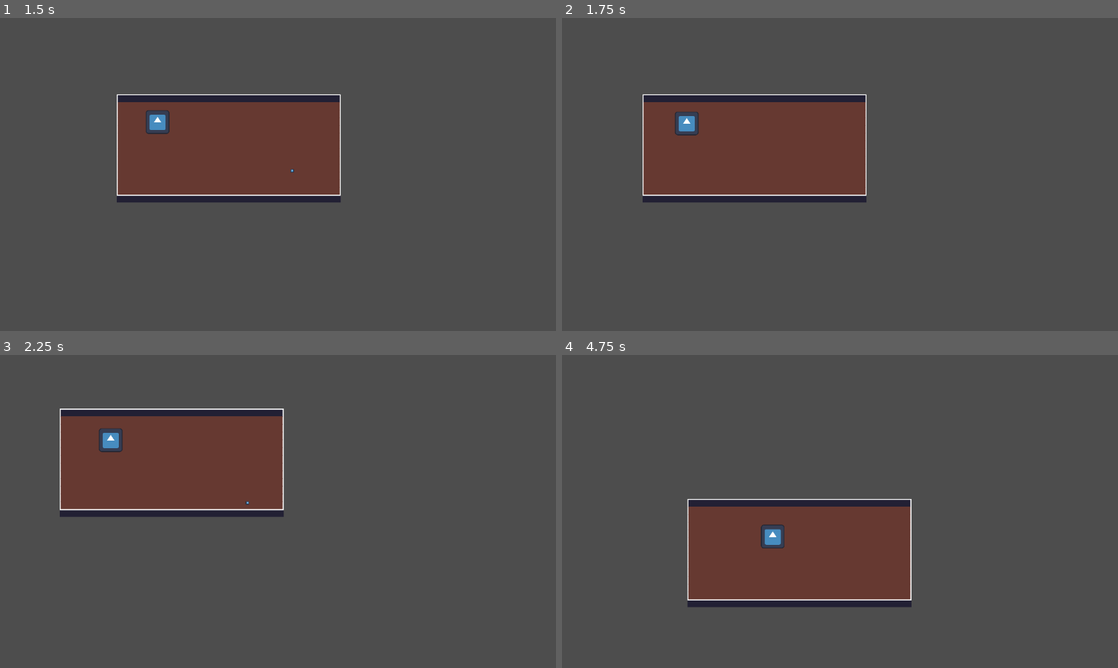
Above: before the commit, frames 1-4 (two rows, left to right).
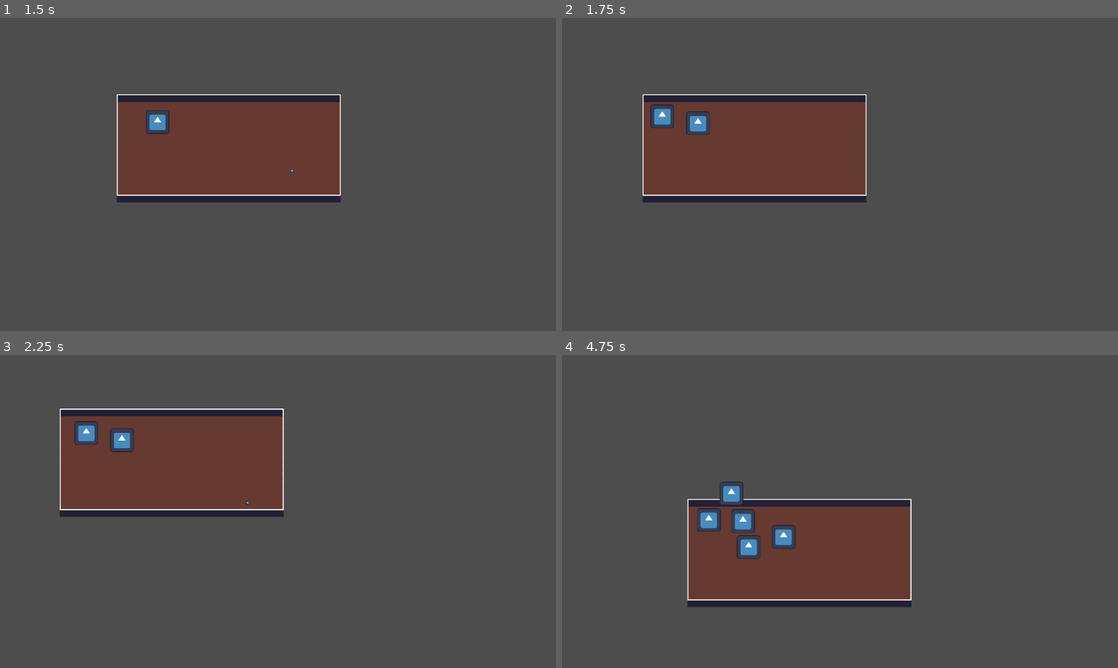
Above: after the commit, the same moments.

Repository: adel-bensalem/shooter
Game: Godot game, scene res://root.tscn
Two runs of this game, one before a commit and one after it. Both use one fixed random seed, a clock stepped at 60 frames per second and the inputs below. The engine's default icon, where the game draws it, is replaced by a stand-in: a white triangle on a blue panel in a dark square.
Inputs (mouse positions are in pixels of both pictures, inside the frame that each line leads up to):
- Up to frame 1 (1.5 s): click "Start" at 0.5 s; tap Enter at 1.25 s; move the mouse to (400, 158) at 1.27 s; hold Right (move_right) from 1.28 s (still down); click (400, 158) at 1.35 s
- Up to frame 2 (1.75 s): keep holding Right (move_right)
- Up to frame 3 (2.25 s): move the mouse to (166, 527) at 2.02 s; release Right (move_right) at 2.03 s; hold Down (move_down) from 2.03 s (still down); click (166, 527) at 2.1 s
- Up to frame 4 (4.75 s): move the mouse to (895, 442) at 2.77 s; release Down (move_down) at 2.78 s; hold Right (move_right) 2.78-3.53 s; click (895, 442) at 2.85 s; move the mouse to (812, 574) at 3.52 s; hold Up (move_up) 3.53-4.28 s; click (812, 574) at 3.6 s; move the mouse to (1006, 558) at 4.27 s; hold Left (move_left) from 4.28 s (still down); click (1006, 558) at 4.35 s

Frame 1 is identical in both runs. In frame 2, 0.7% of the frame differs, in the area x 15-27%, y 27-38%; in frame 3, 0.7%; in frame 4, 1.6%, in the area x 24-42%, y 40-66%.

Commit message:
add spawn enemy on time interval

Diff:
--- a/scenes/game/test_level/test_level.gd
+++ b/scenes/game/test_level/test_level.gd
@@ -2,12 +2,15 @@
 
 @onready var player = $Player
 @onready var spawn_point = $SpawnPoint
+@onready var timer = $Timer
 
 var enemy_scene = preload("res://common/enemy/enemy.tscn")
 var bullet_scene = preload("res://common/bullet/bullet.tscn")
 
 func _ready():
 	spawn_enemy()
+
+	timer.timeout.connect(on_timeout)
 
 func spawn_enemy():
 	var enemy = enemy_scene.instantiate()
@@ -44,7 +47,6 @@
 
 	if is_enemy(collider):
 		remove_child(collider)
-		spawn_enemy()
 
 func on_enemy_collide(enemy: CharacterBody2D, collision: KinematicCollision2D):
 	var collider = collision.get_collider()
@@ -54,3 +56,6 @@
 
 func is_enemy(collider: Object):
 	return collider.is_in_group("Enemy")
+
+func on_timeout():
+	spawn_enemy()
--- a/scenes/game/test_level/test_level.tscn
+++ b/scenes/game/test_level/test_level.tscn
@@ -78,3 +78,6 @@
 
 [node name="SpawnPoint" type="Marker2D" parent="."]
 position = Vector2(60, 43)
+
+[node name="Timer" type="Timer" parent="."]
+autostart = true
